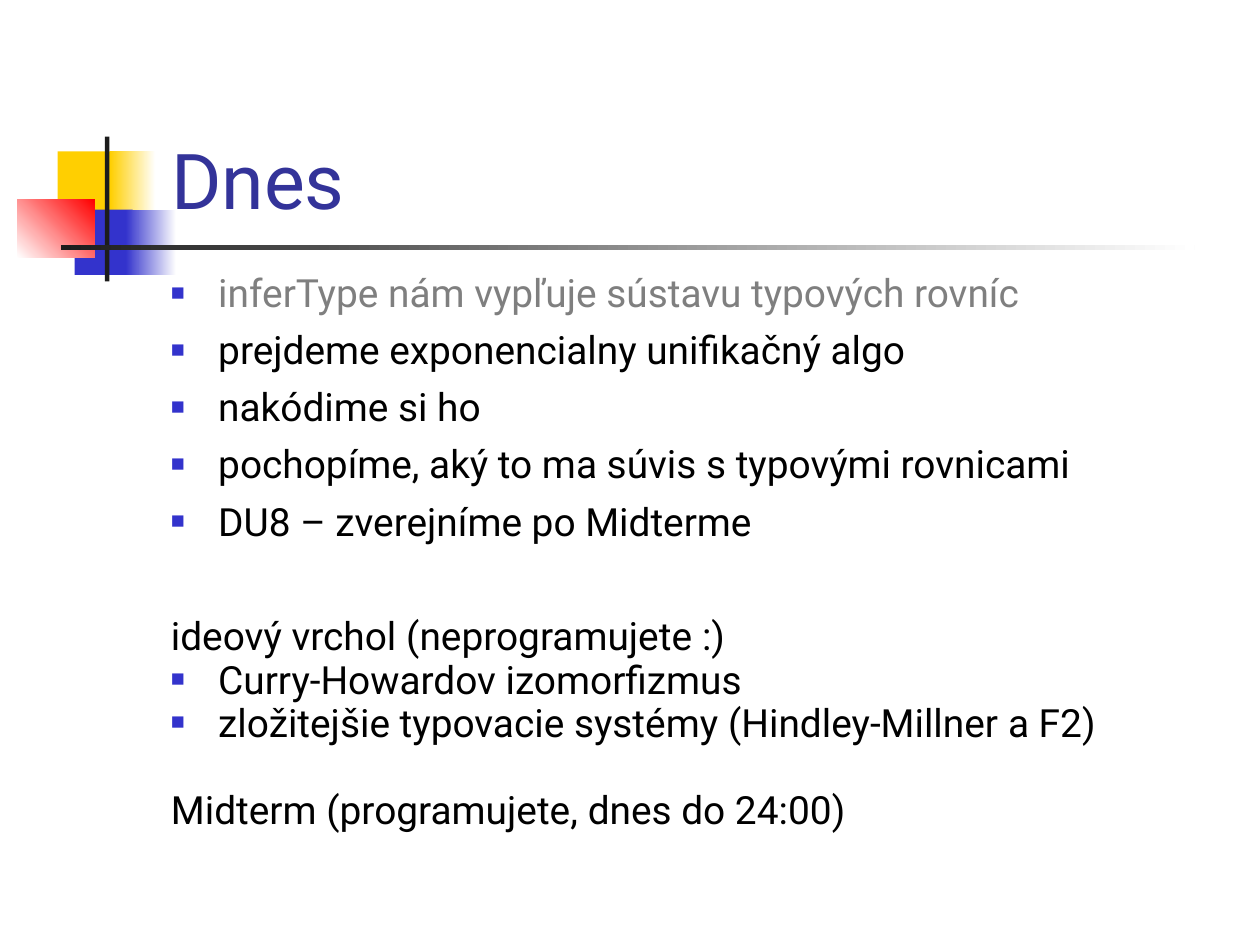
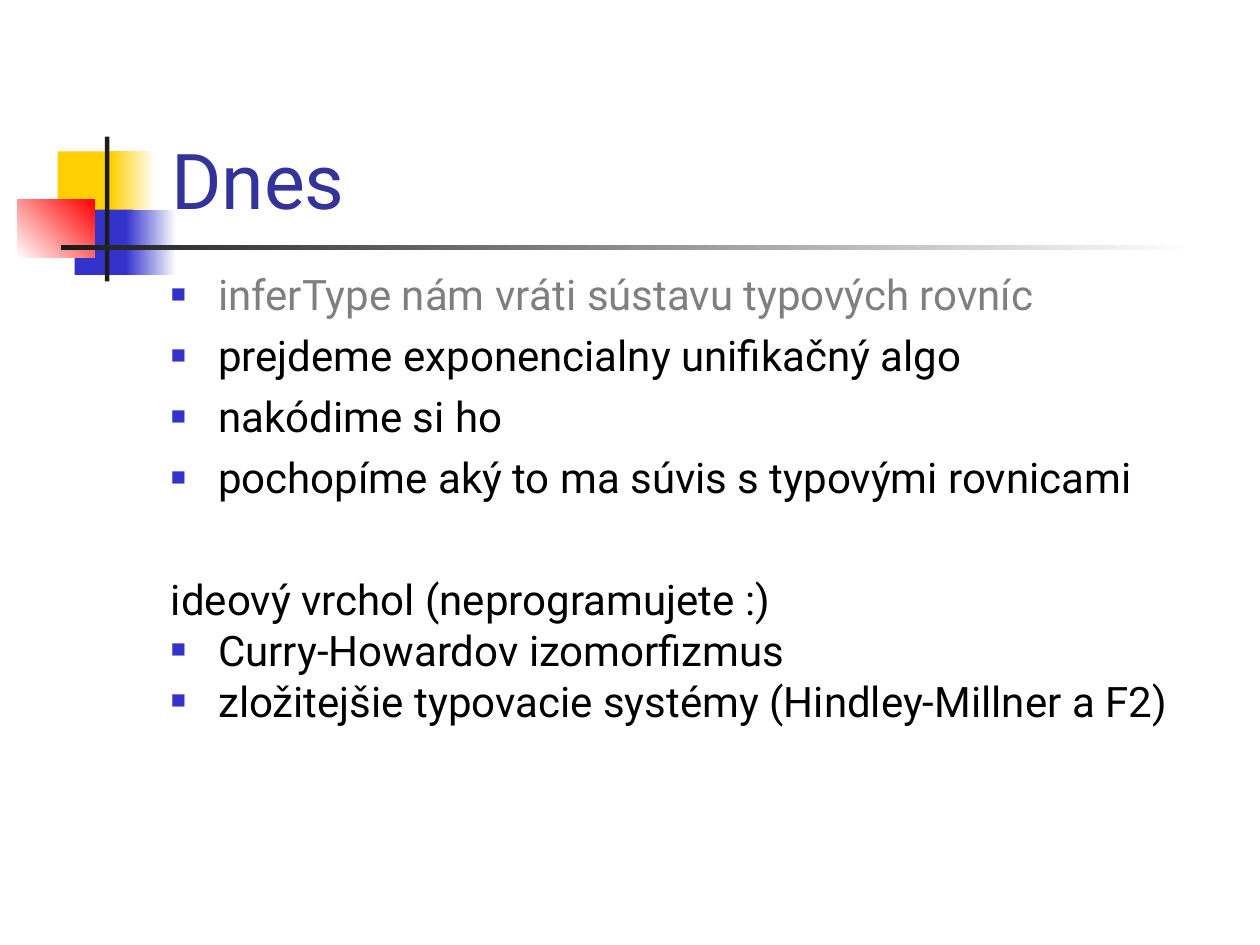
Before and after one commit to Funkcionalne/Prednasky, a slide deck: slide 21 of 08/08_fpro.ppt (slide 22 before the commit). Drawn at 1260x945 pixels with LibreOffice and Linux fonts; fonts in the diff are those of the drawing. Boxes give left, top, right and bottom in pixels: in the first picture for what was removed or moved away, otherwise in the second. Text is boxed around its words. In the diff, an @@ line names an element or a change of style, - is before the commit and + after.

```diff
--- a/08/08_fpro.ppt
+++ b/08/08_fpro.ppt
@@ text at box(218, 278, 1033, 319): text changed; size 22.2 to 24 pt @@
-■ inferType nám vypľuje sústavu typových rovníc
+■ inferType nám vráti sústavu typových rovníc
@@ text at box(171, 339, 1166, 727): size 22.2 to 24 pt in "prejdeme exponencialny unifikačný algo", "nakódime si ho", "ideový vrchol (neprogramujete :)", "Curry-Howardov izomorfizmus" and 1 more places; line spacing 0.7 to 0.8 @@
@@ text at box(218, 461, 1131, 502): text changed; size 22.2 to 24 pt @@
-■ pochopíme, aký to ma súvis s typovými rovnicami
-■ DU8 – zverejníme po Midterme
+■ pochopíme aký to ma súvis s typovými rovnicami
@@ text at box(171, 793, 845, 833): paragraph removed @@
-Midterm (programujete, dnes do 24:00)
```
Also in this commit, not shown: 21 other slides changed, 1 slide added, 1 slide removed, 3 other files.
